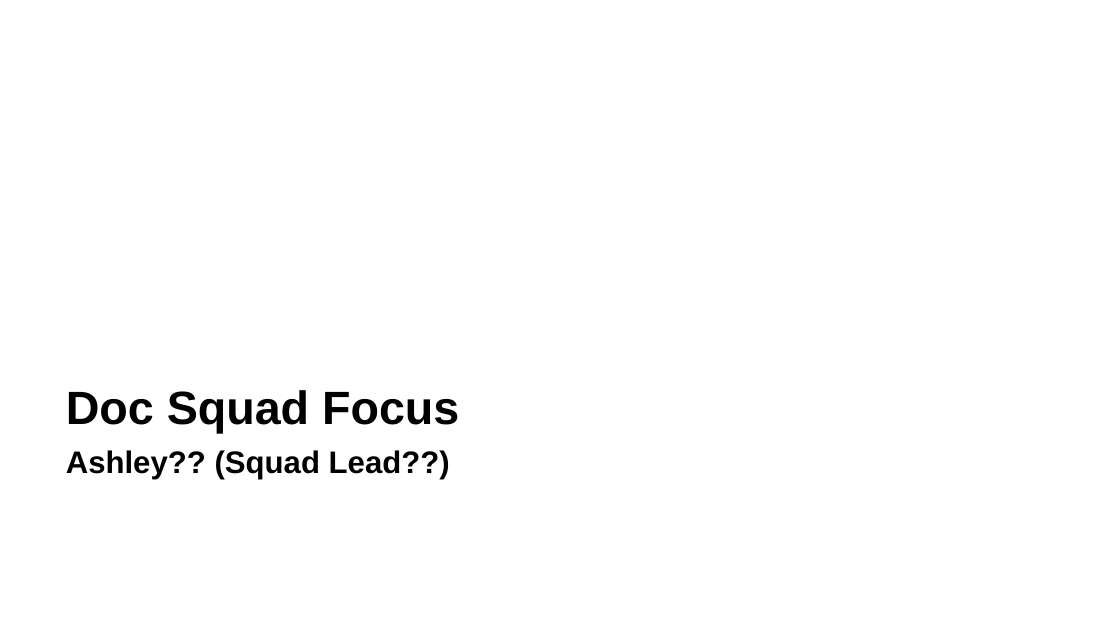
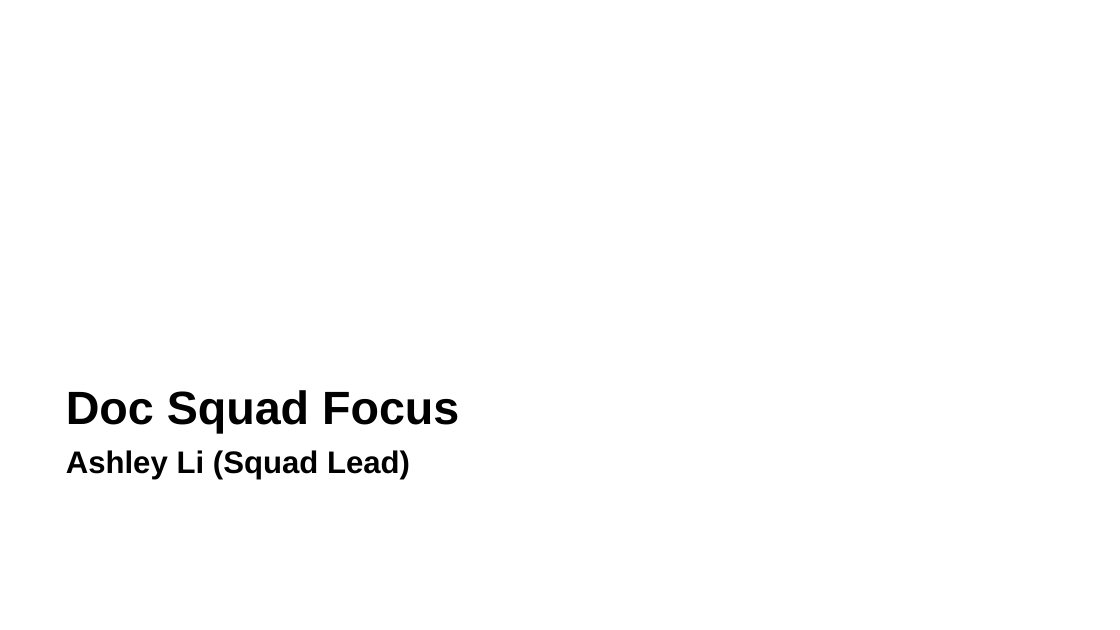
Before and after one commit to zowe/community, a slide deck: slide 21 of Project Management/20PI3 Planning/Zowe Community Squad Focus for 20PI3.pptx. Drawn at 1120x630 pixels with LibreOffice and Linux fonts; fonts in the diff are those of the drawing. Boxes give left, top, right and bottom in pixels: in the first picture for what was removed or moved away, otherwise in the second. Text is boxed around its words. In the diff, an @@ line names an element or a change of style, - is before the commit and + after.

Commit message:
Add Zowe doc squad vision and objectives

```diff
--- a/Project Management/20PI3 Planning/Zowe Community Squad Focus for 20PI3.pptx
+++ b/Project Management/20PI3 Planning/Zowe Community Squad Focus for 20PI3.pptx
@@ text at [66,450,410,479]: text changed @@
-Ashley?? (Squad Lead??)
+Ashley Li (Squad Lead)
```
Also in this commit, not shown: 1 slide added, 1 slide removed.
